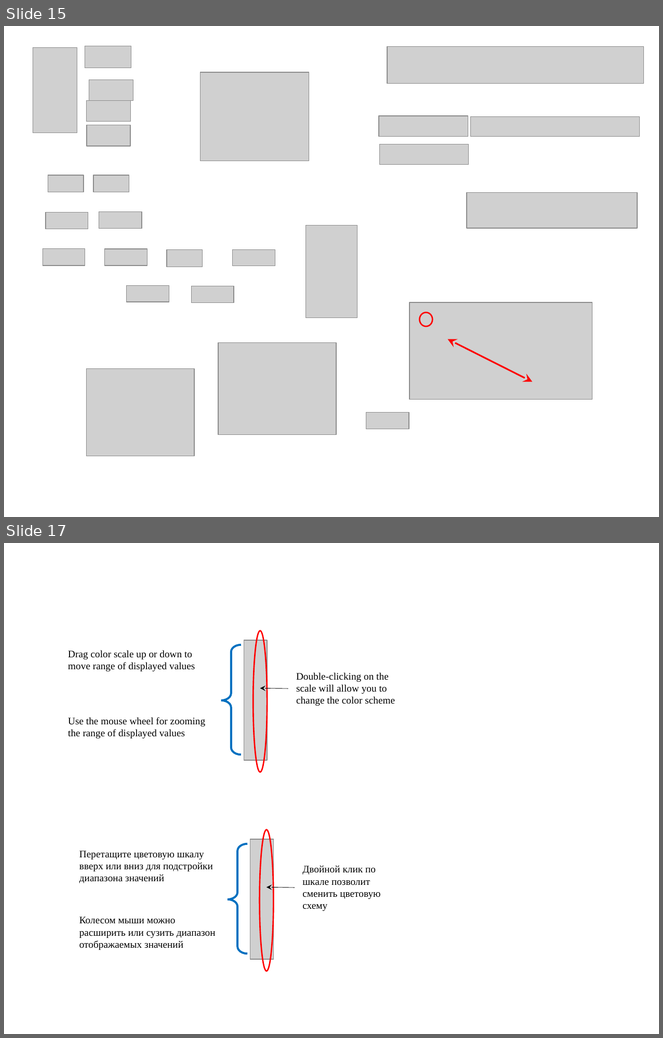
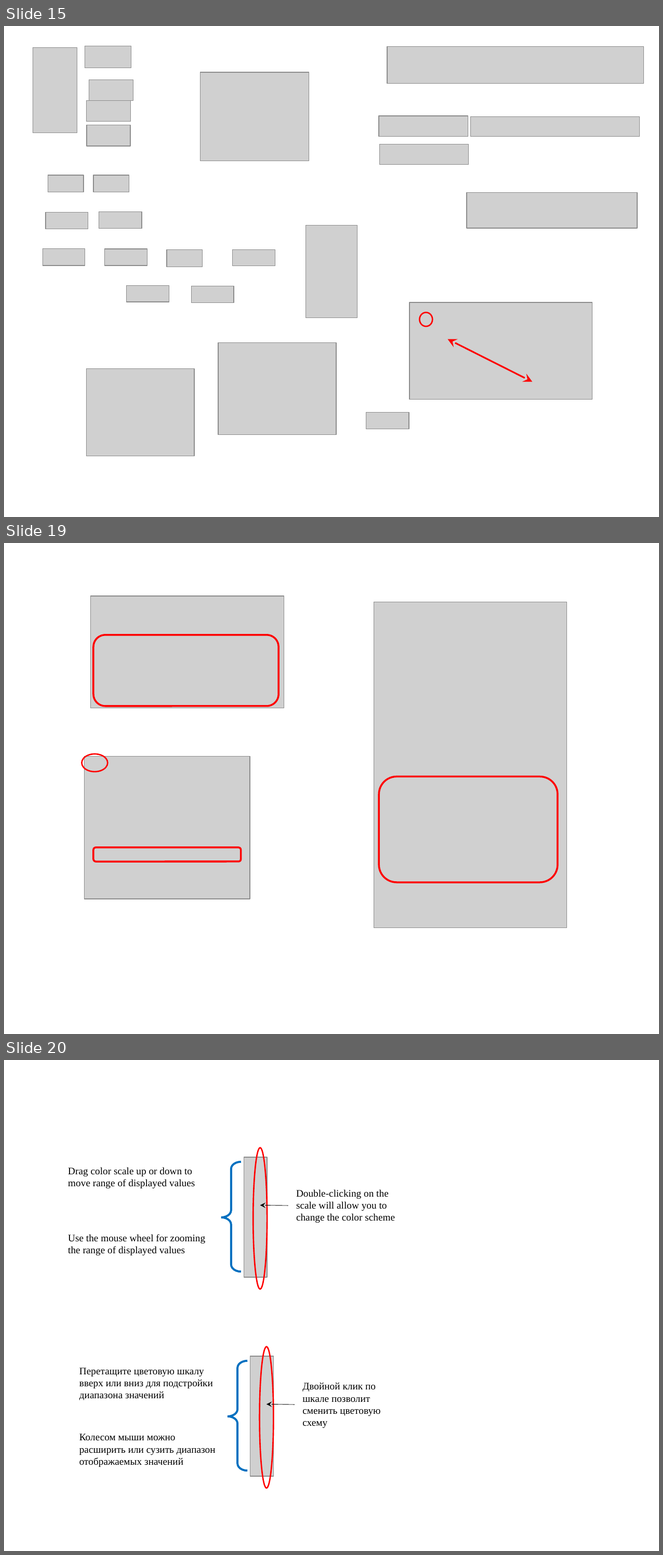
Before and after one commit to svech/Multifitting, a slide deck: manual/Pictures 2.0/Pictures 2.0.pptx. Shown one above the other, each under a label of ours: slides 15 and 17 before the commit, slides 15, 19 and 20 after it; the slides between them are not shown. The pictures are 663x1038 and 663x1555 pixels, drawn with LibreOffice and Linux fonts; fonts in the diff are those of the drawing; grey boxes stand for pictures. Boxes give left, top, right and bottom in pixels: in the first picture for what was removed or moved away, otherwise in the second. Text is boxed around its words. In the diff, an @@ line names an element or a change of style, - is before the commit and + after.

```diff
--- a/manual/Pictures 2.0/Pictures 2.0.pptx
+++ b/manual/Pictures 2.0/Pictures 2.0.pptx
@@ slide 19 added at [4, 543, 659, 1034], background #FFFFFF @@
@@ picture added at [90, 596, 284, 708] @@
@@ picture added at [374, 602, 567, 928] @@
@@ rounded rectangle added at [94, 635, 279, 706], outline #FF0000 2 pt @@
@@ ellipse added at [82, 754, 108, 772], outline #FF0000 1.5 pt @@
@@ picture added at [84, 757, 249, 899] @@
@@ rounded rectangle added at [379, 777, 558, 883], outline #FF0000 2 pt @@
@@ rounded rectangle added at [94, 848, 241, 862], outline #FF0000 2 pt @@
@@ what was slide 17 is now slide 20 @@
```
Also in this commit, not shown: 3 other slides added, 1 slide removed, 1 other file.
